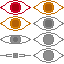
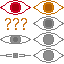
Before/after of a 64 × 64 layered artwork. What changed in the layer stack:
painted on "Background" over [0, 16, 31, 31]
